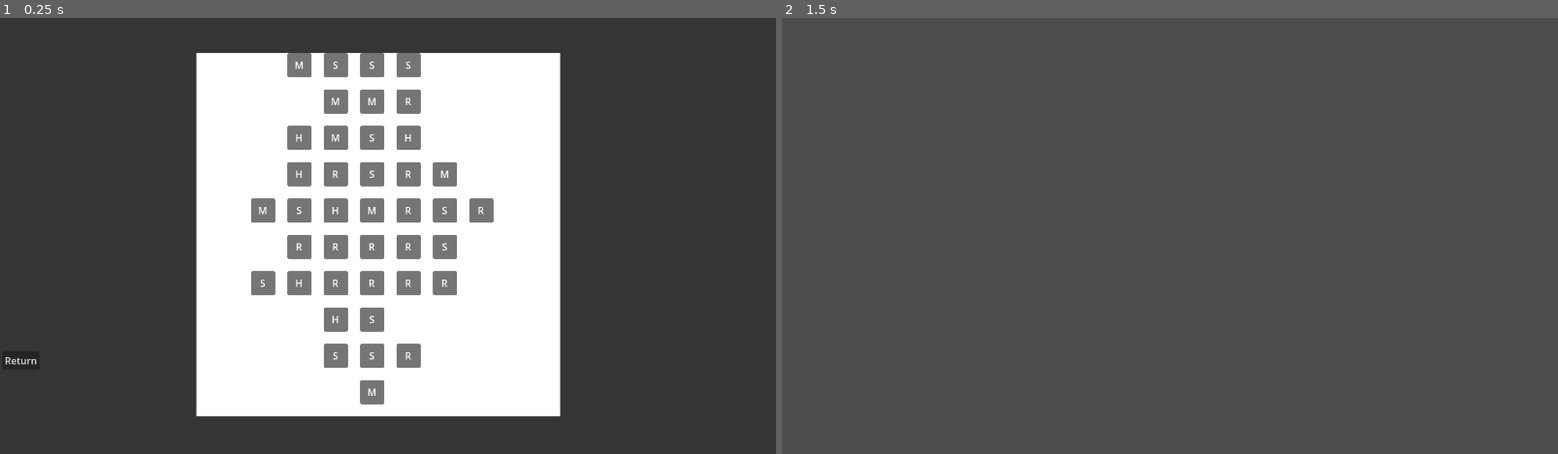
Above: before the commit, frames 1-2 (left to right).
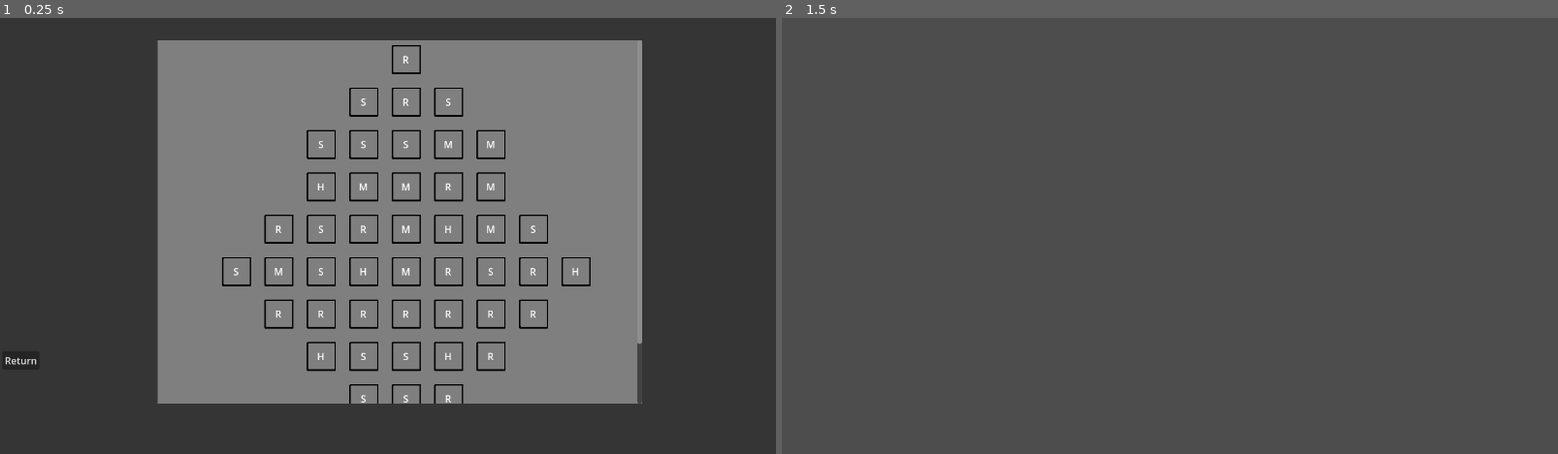
Above: after the commit, the same moments.

Repository: Saplings-Projects/1M_sub
Game: Godot game, scene res://#Scenes/MapUI.tscn
Two runs of this game, one before a commit and one after it. Both use one fixed random seed, a clock stepped at 60 frames per second and the inputs below. This scene is started directly instead of the project's main scene.
Inputs (mouse positions are in pixels of both pictures, inside the frame that each line leads up to):
- Up to frame 1 (0.25 s): no input
- Up to frame 2 (1.5 s): tap Enter at 0.5 s; move the mouse to (1340, 214) at 0.52 s; hold Shift 0.53-1.25 s; click (1340, 214) at 0.67 s; click "Return" at 1.25 s

The runs differ from the first frame. In frame 1, 47% of the frame differs, in the area x 20-83%, y 5-92%; in frame 2, nothing differs.

Commit message:
Issue-46: Setup scrollcontainer for the map

Diff:
--- a/#Scenes/MapUI.tscn
+++ b/#Scenes/MapUI.tscn
@@ -22,15 +22,17 @@
 
 [node name="ScrollContainer" type="ScrollContainer" parent="."]
 layout_mode = 0
-offset_left = 324.0
-offset_top = 58.0
-offset_right = 924.0
-offset_bottom = 658.0
+offset_left = 260.0
+offset_top = 37.0
+offset_right = 1059.0
+offset_bottom = 637.0
+follow_focus = true
 
 [node name="RoomContainer" type="ColorRect" parent="ScrollContainer"]
+clip_contents = true
+custom_minimum_size = Vector2(799, 720)
 layout_mode = 2
-size_flags_horizontal = 3
-size_flags_vertical = 3
+color = Color(0.498039, 0.498039, 0.498039, 1)
 
 [node name="Button" type="Button" parent="."]
 layout_mode = 0
--- a/Map/MapManager.gd
+++ b/Map/MapManager.gd
@@ -2,7 +2,7 @@
 ## Class to manage backend for rooms (generation and such)
 
 var current_map: MapBase
-var map_width_array: Array[int] = [1, 3, 2, 6, 5, 7, 5, 4, 3, 4, 1]
+var map_width_array: Array[int] = [1, 3, 5, 7, 9, 7, 5, 5, 3, 1]
 
 #map_floors_width changes the width of the map's floors
 static func create_map(map_floors_width: Array[int]) -> MapBase: ## Generates and Populates a map with rooms that have random room types. More in depth algorithms will be added in the future
--- a/Map/RoomUI.tscn
+++ b/Map/RoomUI.tscn
@@ -10,23 +10,23 @@
 size_flags_vertical = 4
 script = ExtResource("1_n442j")
 
-[node name="Panel" type="Panel" parent="."]
+[node name="RoomEdge" type="TextureRect" parent="."]
 layout_mode = 0
-offset_right = 40.0
-offset_bottom = 40.0
+offset_right = 50.0
+offset_bottom = 50.0
+texture = ExtResource("2_mdfia")
+expand_mode = 1
 
-[node name="Label" type="Label" parent="Panel"]
+[node name="Label" type="Label" parent="RoomEdge"]
 layout_mode = 0
-offset_right = 40.0
-offset_bottom = 40.0
+offset_right = 50.0
+offset_bottom = 50.0
 text = "A"
 horizontal_alignment = 1
 vertical_alignment = 1
 
-[node name="RoomEdge" type="TextureRect" parent="."]
+[node name="Panel" type="Panel" parent="."]
 visible = false
 layout_mode = 0
 offset_right = 40.0
 offset_bottom = 40.0
-texture = ExtResource("2_mdfia")
-expand_mode = 1
--- a/UI/MapUI.gd
+++ b/UI/MapUI.gd
@@ -20,12 +20,10 @@
 	var color_rect = get_child(0)
 	var scroll_container = get_child(1)
 	var room_container = scroll_container.get_child(0)
-	print(color_rect.get_size())
 	var starting_map_node = Vector2(color_rect.get_size().x / 2, color_rect.get_size().y / 2)
 
-	#TODO: Find the max rooms
-	var start_position_for_next_room_x = room_container.position.x + room_container.get_size().x / 2 - ((new_room_size.x + _padding_offset) * MapManager.map_width_array.max()) / 2
-	var start_position_for_next_room_y = room_container.position.y + room_container.get_size().y - new_room_size.y - _padding_offset
+	var start_position_for_next_room_x = room_container.position.x + room_container.get_size().x / 2 - ((new_room_size.x + _padding_offset) * MapManager.map_width_array.max()) / 2 + _padding_offset
+	var start_position_for_next_room_y = scroll_container.position.y + scroll_container.get_size().y
 	var position_for_next_room = Vector2(start_position_for_next_room_x, start_position_for_next_room_y)
 	for width_array in current_map.rooms:
 		position_for_next_room.x = start_position_for_next_room_x
Binary file changed: Map/room_icon.png
